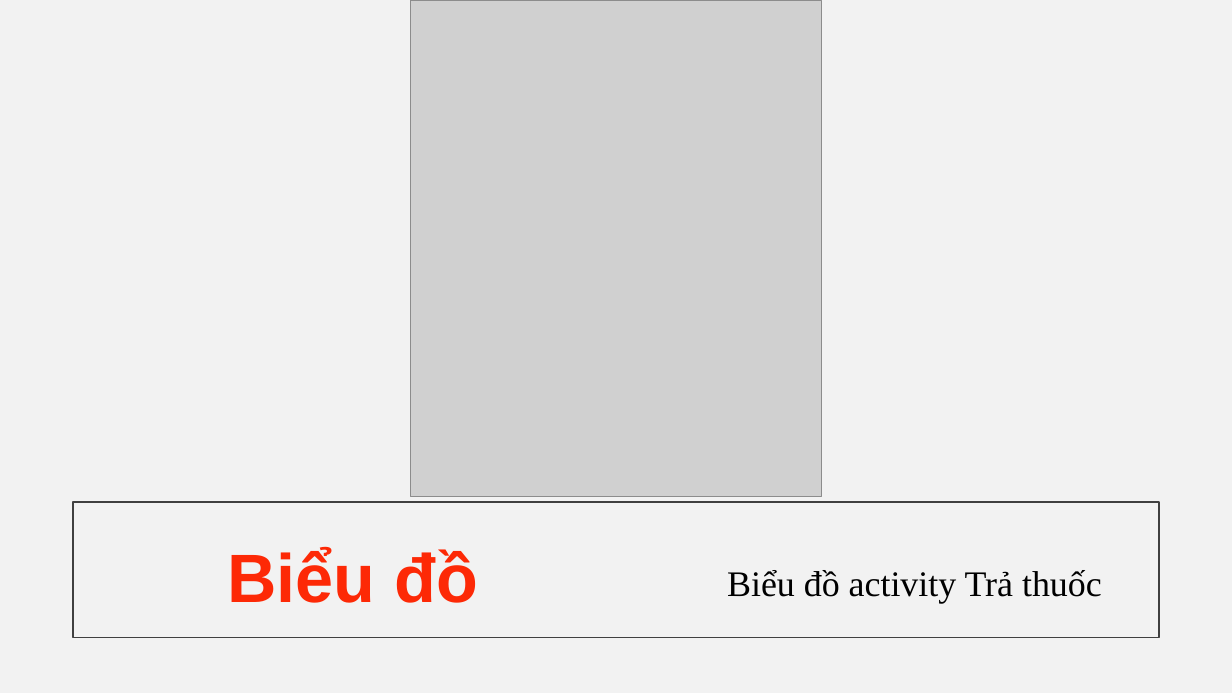
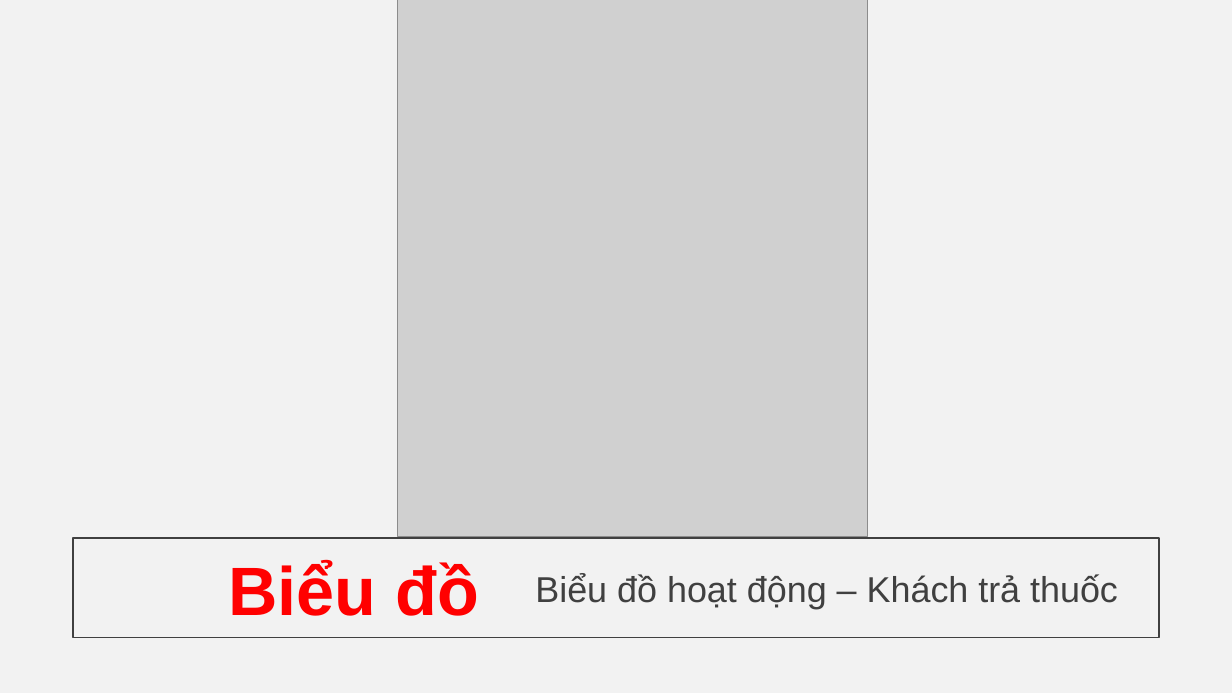
Before and after one commit to Linkadi98/Software-Requirement-Analystic, a slide deck: slide 22 of BTL.pptx. Drawn at 1232x693 pixels with LibreOffice and Linux fonts; fonts in the diff are those of the drawing; grey boxes stand for pictures; background and template pictures are left out. Boxes give left, top, right and bottom in pixels: in the first picture for what was removed or moved away, otherwise in the second. Text is boxed around its words. In the diff, an @@ line names an element or a change of style, - is before the commit and + after.

```diff
--- a/BTL.pptx
+++ b/BTL.pptx
@@ picture: place and size @@
-picture at [411, 0, 822, 496]
+picture at [397, 0, 868, 537]
@@ rectangle: place and size @@
-rectangle at [73, 502, 1160, 638]
+rectangle at [73, 538, 1160, 638]
@@ text "Biểu đồ": place and size @@
-text "Biểu đồ" at [227, 548, 478, 603]
+text "Biểu đồ" at [228, 560, 479, 616]
@@ text "Biểu đồ" at [228, 560, 479, 616]: text colour #FD2906 to #FF0000 @@
@@ text "Biểu đồ hoạt động – ..." at [535, 574, 1118, 609]: vertical alignment top to middle @@
@@ text at [535, 574, 1118, 609]: text changed; font Times New Roman to Arial; text colour #000000 to #404040 @@
-Biểu đồ activity Trả thuốc
+Biểu đồ hoạt động – Khách trả thuốc
```
Also in this commit, not shown: 18 other slides changed, 2 other files.
